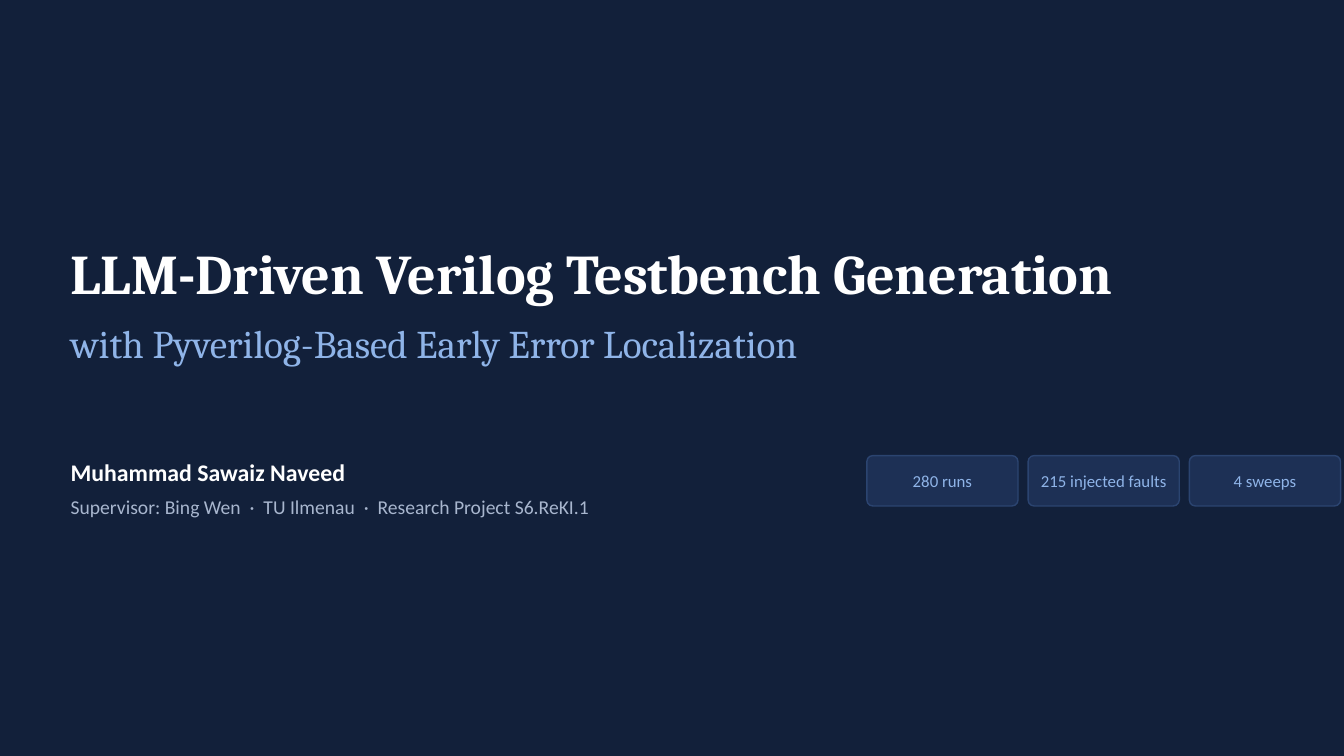
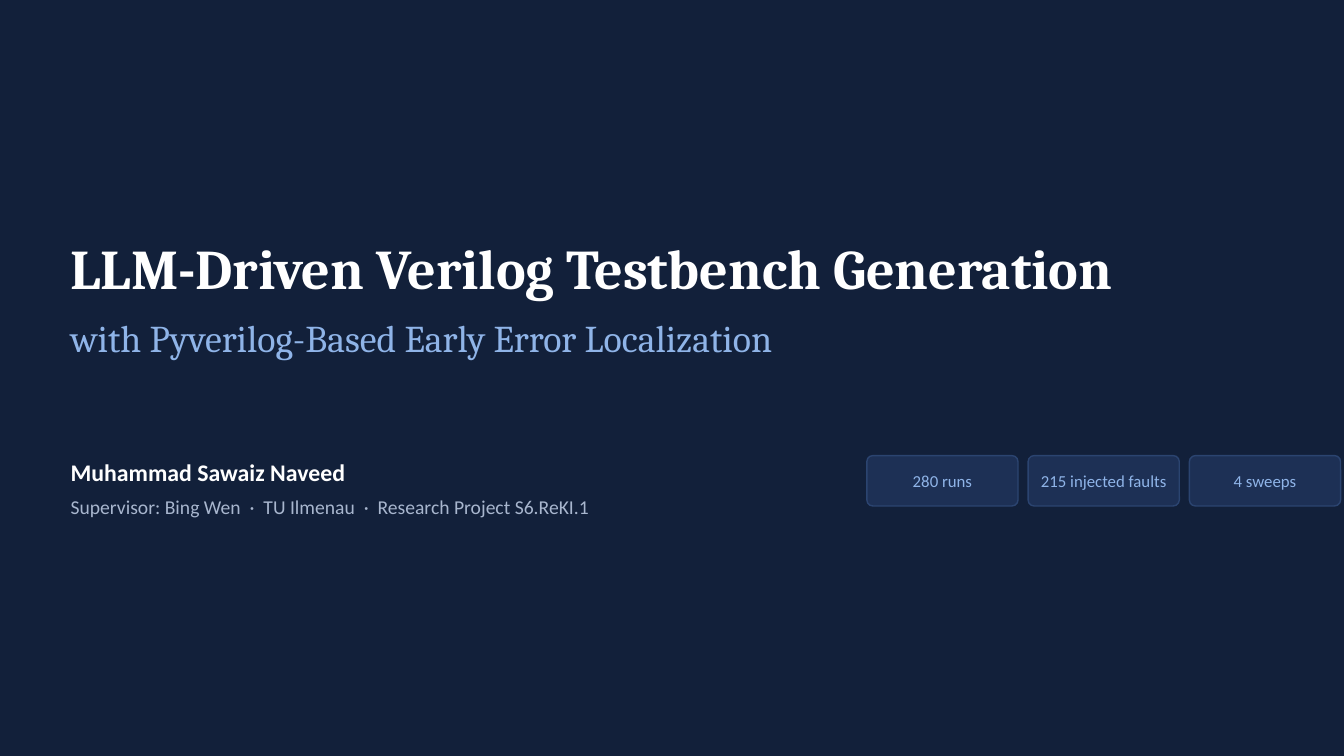
Before and after one commit to Sawaiz-zip/agentic-verilog-testbench, a slide deck: slide 1 of docs/presentation.pptx. Drawn at 1344x756 pixels with LibreOffice and Linux fonts; fonts in the diff are those of the drawing. Boxes give left, top, right and bottom in pixels: in the first picture for what was removed or moved away, otherwise in the second. Text is boxed around its words. In the diff, an @@ line names an element or a change of style, - is before the commit and + after.

```diff
--- a/docs/presentation.pptx
+++ b/docs/presentation.pptx
@@ text "LLM-Driven Verilog Testbench Generation": place and size @@
-text "LLM-Driven Verilog Testbench Generation" at (71,255,1112,307)
+text "LLM-Driven Verilog Testbench Generation" at (71,250,1112,302)
@@ text "with Pyverilog-Based Early Error Localization" at (71,325,772,361): size 28 to 27 pt @@
```
Also in this commit, not shown: 6 other slides changed, 17 slides added, 19 slides removed, 3 other files.
